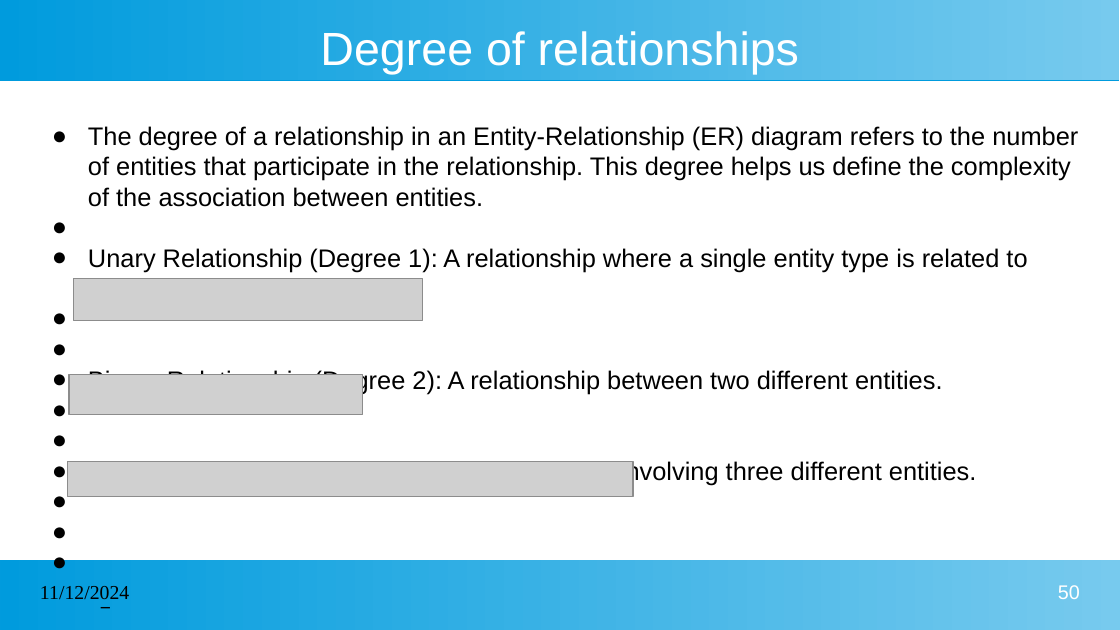
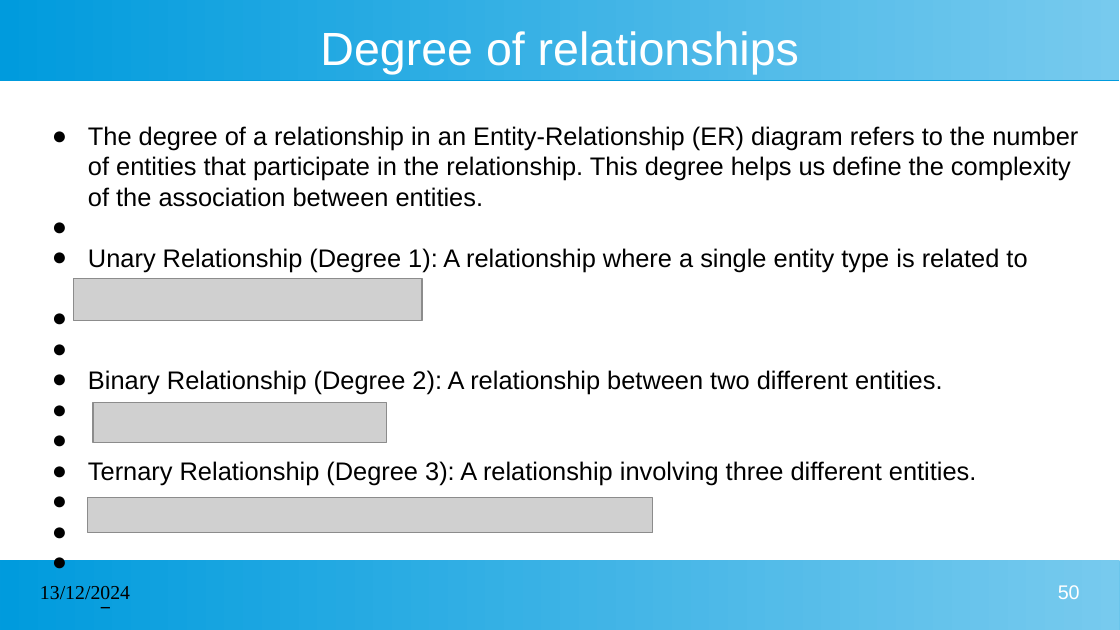
Before and after one commit to kcharankumar/MLA_Java_Arya, a slide deck: slide 50 of MLA Java Arya 1st week.pptx. Drawn at 1120x630 pixels with LibreOffice and Linux fonts; fonts in the diff are those of the drawing; grey boxes stand for pictures. Boxes give left, top, right and bottom in pixels: in the first picture for what was removed or moved away, otherwise in the second. Text is boxed around its words. In the diff, an @@ line names an element or a change of style, - is before the commit and + after.

```diff
--- a/MLA Java Arya 1st week.pptx
+++ b/MLA Java Arya 1st week.pptx
@@ text "The degree of a relationship ..." at bbox=[88, 126, 1078, 486]: indent changed @@
@@ picture: place and size @@
-picture at bbox=[69, 375, 363, 415]
+picture at bbox=[94, 402, 387, 442]
@@ picture: place and size @@
-picture at bbox=[67, 461, 633, 497]
+picture at bbox=[87, 498, 654, 534]
@@ text at bbox=[40, 586, 130, 600]: text changed @@
-11/12/2024
+13/12/2024
```
Also in this commit, not shown: 66 other slides changed, 39 slides added.
